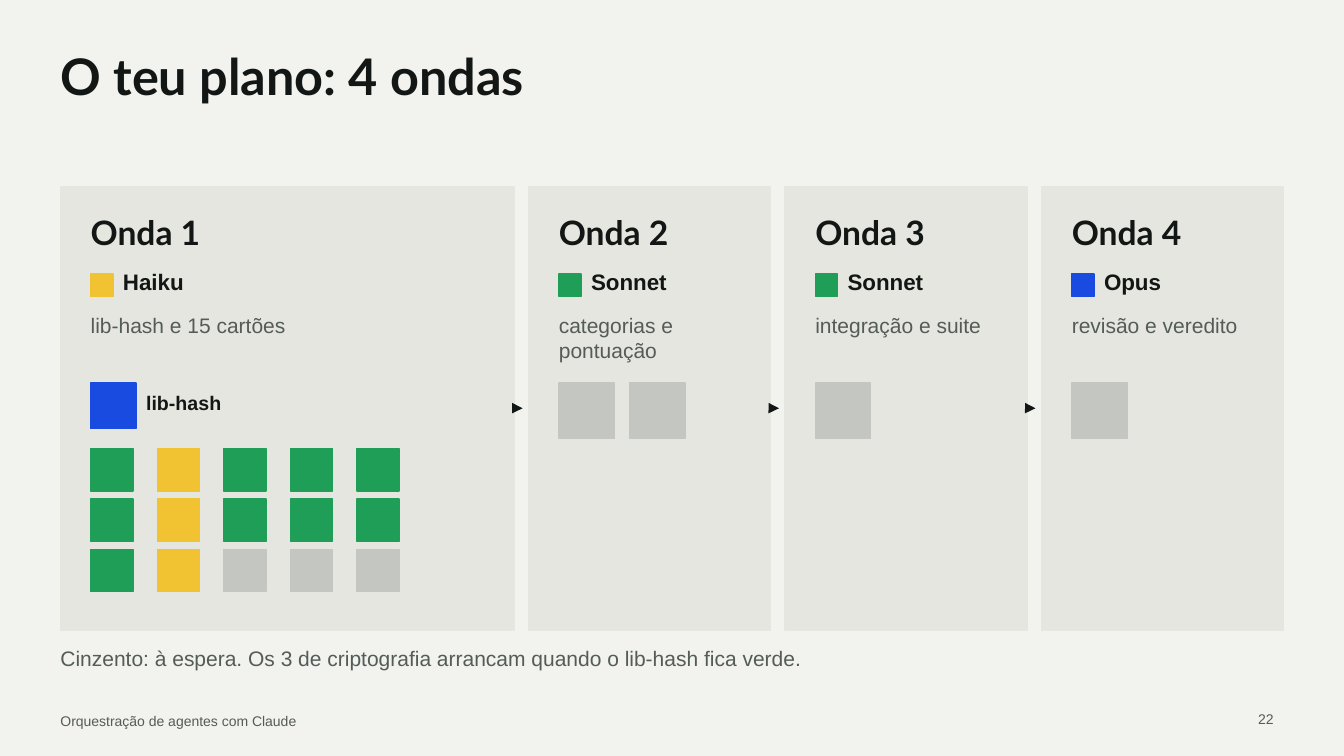
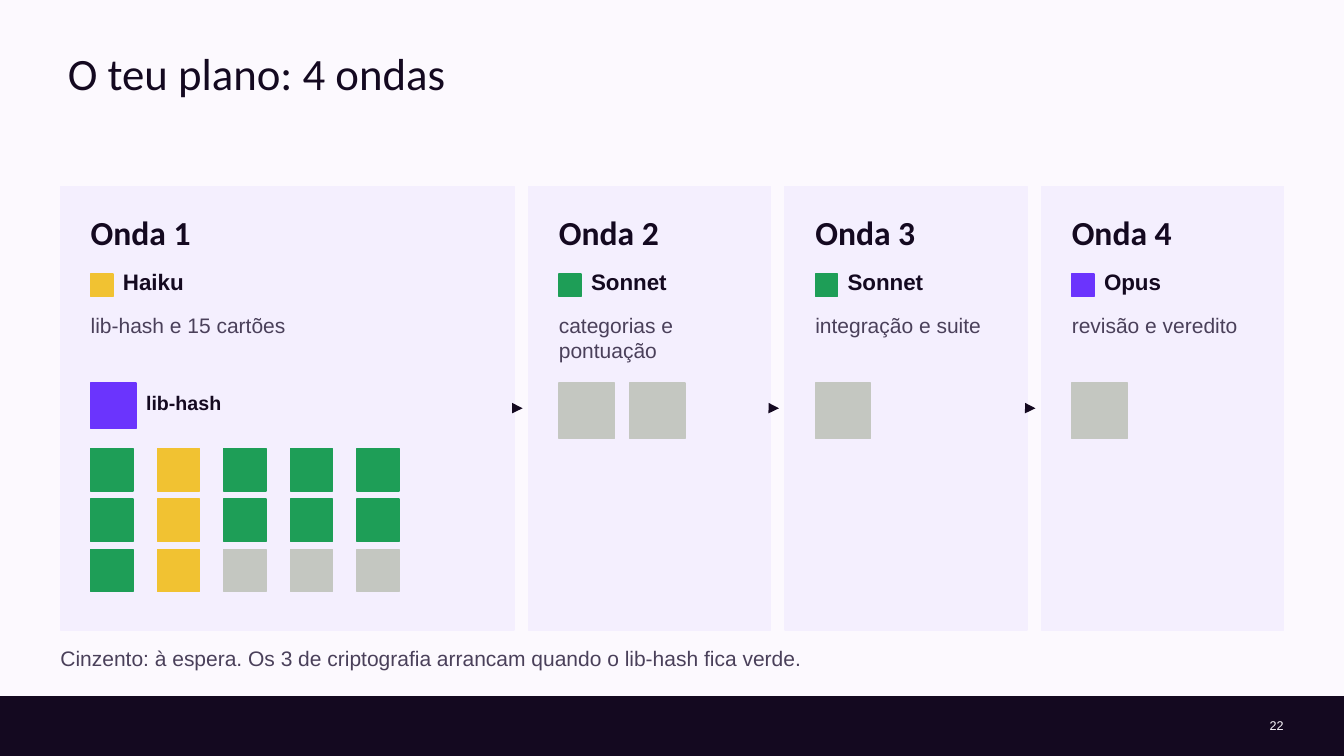
Before and after one commit to cx-guilherme-pinto/workshop-claude, a slide deck: slide 22 of slides/workshop.pptx. Drawn at 1344x756 pixels with LibreOffice and Linux fonts; fonts in the diff are those of the drawing; background and template pictures are left out. Boxes give left, top, right and bottom in pixels: in the first picture for what was removed or moved away, otherwise in the second. Text is boxed around its words. In the diff, an @@ line names an element or a change of style, - is before the commit and + after.

```diff
--- a/slides/workshop.pptx
+++ b/slides/workshop.pptx
@@ background #F2F2EF to #FCF9FE @@
@@ title "O teu plano: 4 ondas": place and size @@
-title "O teu plano: 4 ondas" at bbox=[60, 57, 524, 104]
+title "O teu plano: 4 ondas" at bbox=[68, 59, 445, 98]
@@ title "O teu plano: 4 ondas" at bbox=[68, 59, 445, 98]: size 36 to 32 pt, font Lato to Calibri, text colour #121614 to #140920, bold off @@
@@ fill #E6E6E1 to #F4EFFE; outline #E6E6E1 1 pt to #F4EFFE 1 pt in 4 elements at bbox=[60, 187, 514, 630], bbox=[528, 187, 770, 630], bbox=[785, 187, 1027, 630], bbox=[1042, 187, 1284, 630] @@
@@ font Lato to Calibri, text colour #121614 to #140920 in 4 elements at bbox=[91, 221, 191, 246], bbox=[559, 221, 659, 246], bbox=[815, 221, 915, 246], bbox=[1072, 221, 1172, 246] @@
@@ text colour #121614 to #140920 in 5 elements at bbox=[123, 273, 184, 291], bbox=[146, 395, 221, 411], bbox=[591, 274, 667, 291], bbox=[848, 274, 924, 291], bbox=[1104, 274, 1161, 295] @@
@@ rectangle at bbox=[1072, 274, 1094, 296]: fill #1A4BE0 to #6B34FD; outline #1A4BE0 1 pt to #6B34FD 1 pt @@
@@ rectangle at bbox=[91, 383, 136, 429]: fill #1A4BE0 to #6B34FD; outline #1A4BE0 1 pt to #6B34FD 1 pt @@
@@ arrow (520, 408) - (522, 408): stroke #121614 2.5 pt to #140920 2.5 pt @@
@@ arrow (776, 408) - (779, 408): stroke #121614 2.5 pt to #140920 2.5 pt @@
@@ arrow (1033, 408) - (1035, 408): stroke #121614 2.5 pt to #140920 2.5 pt @@
@@ text colour #545C57 to #4A405A in 5 elements at bbox=[91, 318, 286, 333], bbox=[559, 318, 673, 363], bbox=[815, 318, 981, 337], bbox=[1072, 318, 1238, 333], bbox=[60, 650, 801, 670] @@
@@ rectangle added at bbox=[0, 698, 1344, 756], fill #140920, outline #140920 1 pt @@
@@ text removed at bbox=[60, 716, 296, 729] @@
-Orquestração de agentes com Claude
@@ page number: place and size @@
-page number at bbox=[1258, 714, 1274, 724]
+page number at bbox=[1270, 721, 1284, 730]
@@ page number at bbox=[1270, 721, 1284, 730]: size 10 to 9 pt, text colour #545C57 to #FCF9FE @@
```
Also in this commit, not shown: 39 other slides changed, 6 slides added, 5 slides removed, 23 other files.
